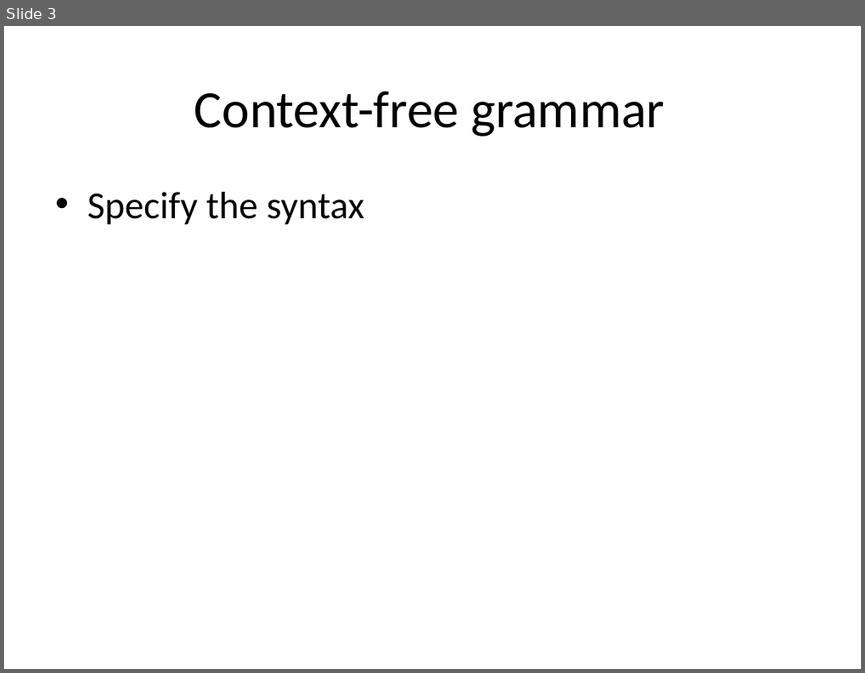
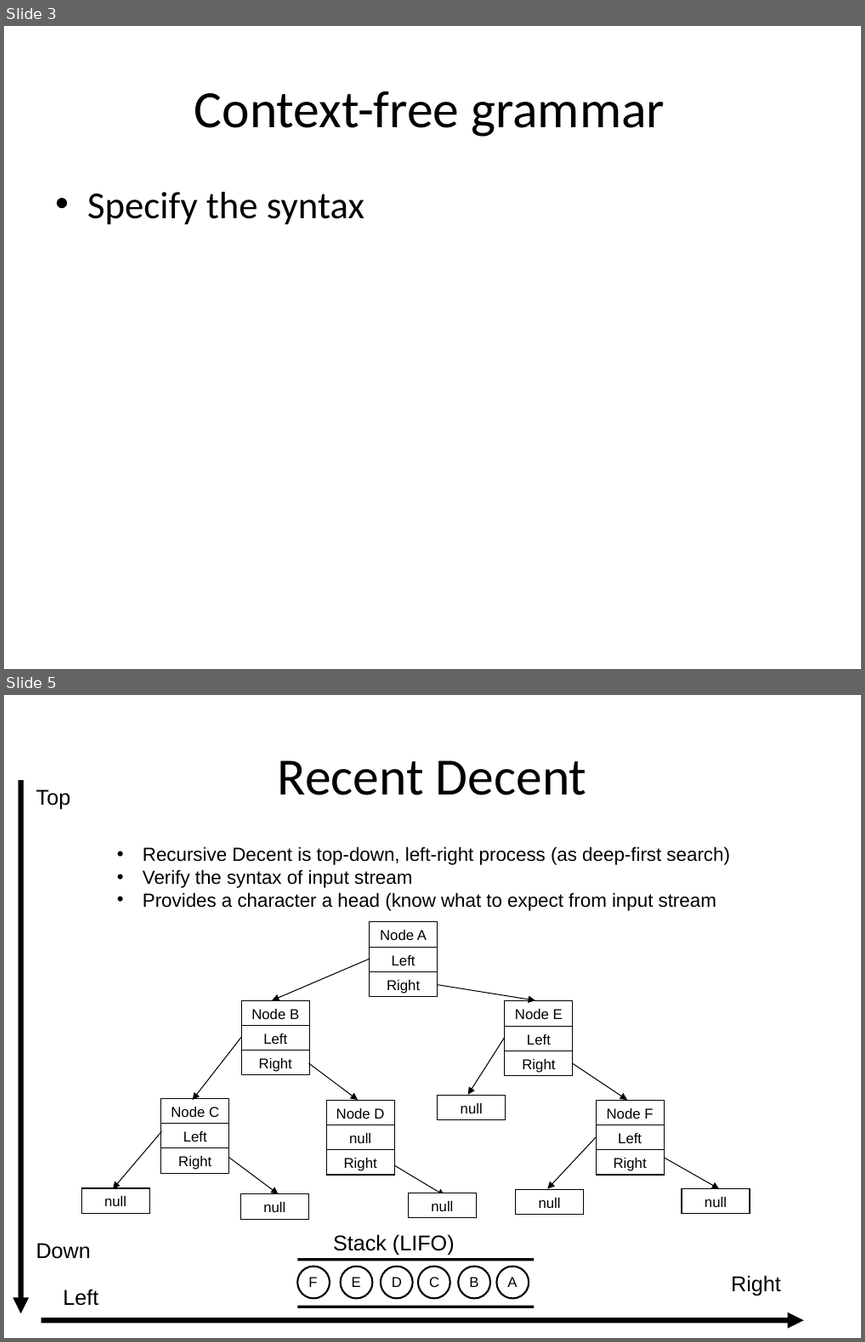
Before and after one commit to isurup/kalle-martin-group, a slide deck: SSE2/slides/1 Analysis.ppt. Shown one above the other, each under a label of ours: slide 3 before the commit, slides 3 and 5 after it; the slides between them are not shown. The pictures are 865x673 and 865x1342 pixels, drawn with LibreOffice and Linux fonts; fonts in the diff are those of the drawing. Boxes give left, top, right and bottom in pixels: in the first picture for what was removed or moved away, otherwise in the second. Text is boxed around its words. In the diff, an @@ line names an element or a change of style, - is before the commit and + after.

```diff
--- a/SSE2/slides/1 Analysis.ppt
+++ b/SSE2/slides/1 Analysis.ppt
@@ slide 5 added at (4, 695, 861, 1338), background #FFFFFF @@
@@ title added at (278, 760, 587, 795), 44 pt, text #000000 @@
+Recent Decent
@@ text added at (143, 846, 730, 911), 16 pt, text #000000 @@
+• Recursive Decent is top-down, left-right process (as deep-first search)
+• Verify the syntax of input stream
+• Provides a character a head (know what to expect from input stream
@@ group added at (81, 922, 749, 1219): 24 rectangles, 11 arrows @@
+Node A
+Left
+Right
+Node B
+Left
+Right
+Node C
+Left
+Right
+Node D
+null
+Right
+Node E
+Left
+Right
+Node F
+Left
+Right
+null
+null
+null
+null
+null
+null
@@ text added at (333, 1234, 454, 1255), 18 pt, text #000000 @@
+Stack (LIFO)
@@ group added at (298, 1259, 534, 1307): 6 ellipses, 6 texts, 2 lines @@
+B
+C
+D
+E
+F
+A
@@ group added at (21, 780, 803, 1320): 4 texts, 2 arrows @@
+Top
+Down
+Left
+Right
```
Also in this commit, not shown: 5 slides changed, 9 other slides added.
